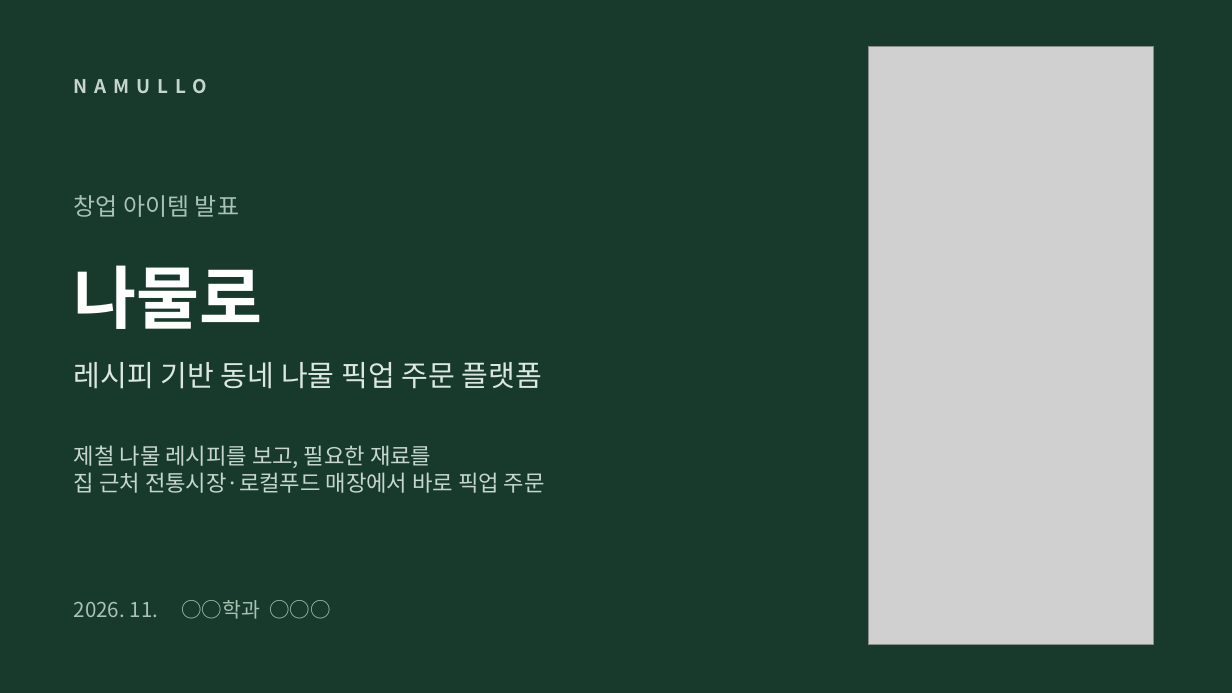
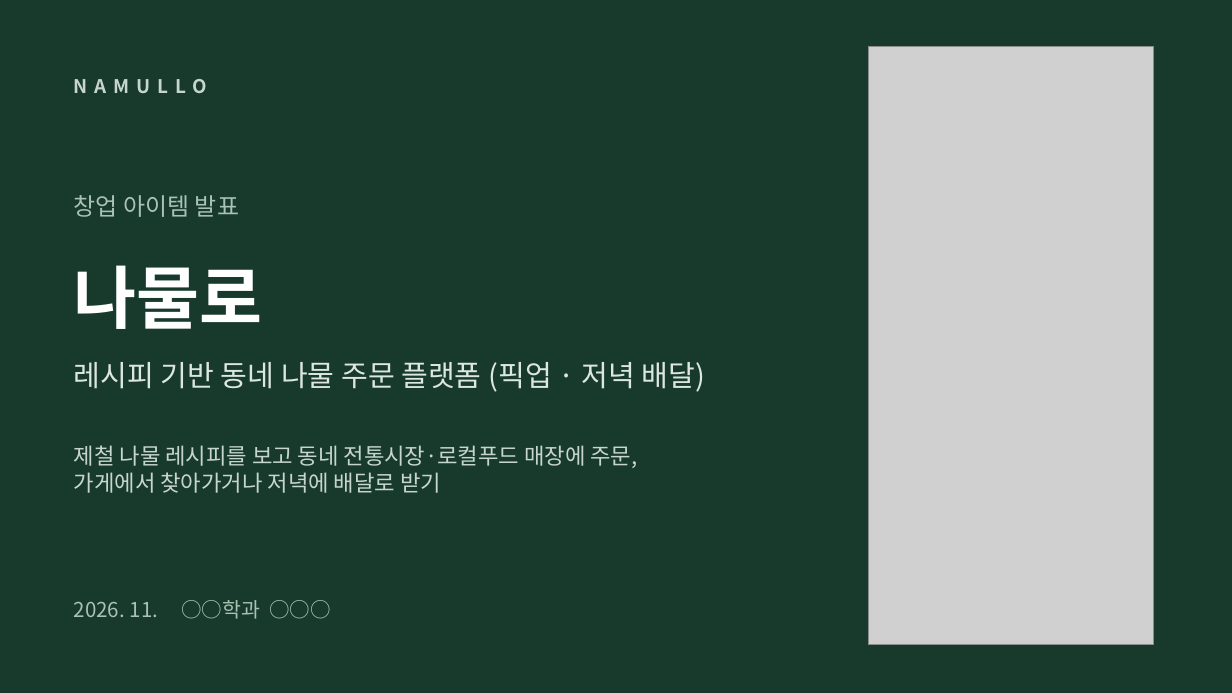
Before and after one commit to yonghoon7153-source/Yonghoon-DEM-DFT, a slide deck: slide 1 of namul-platform/02_발표자료_나물로.pptx. Drawn at 1232x693 pixels with LibreOffice and Linux fonts; fonts in the diff are those of the drawing; grey boxes stand for pictures. Boxes give left, top, right and bottom in pixels: in the first picture for what was removed or moved away, otherwise in the second. Text is boxed around its words. In the diff, an @@ line names an element or a change of style, - is before the commit and + after.

```diff
--- a/namul-platform/02_발표자료_나물로.pptx
+++ b/namul-platform/02_발표자료_나물로.pptx
@@ text at [74, 362, 706, 392]: text changed @@
-레시피 기반 동네 나물 픽업 주문 플랫폼
+레시피 기반 동네 나물 주문 플랫폼 (픽업 · 저녁 배달)
@@ text at [74, 445, 637, 493]: text changed @@
-제철 나물 레시피를 보고, 필요한 재료를
-집 근처 전통시장·로컬푸드 매장에서 바로 픽업 주문
+제철 나물 레시피를 보고 동네 전통시장·로컬푸드 매장에 주문,
+가게에서 찾아가거나 저녁에 배달로 받기
```
Also in this commit, not shown: 13 other slides changed, 24 other files.
